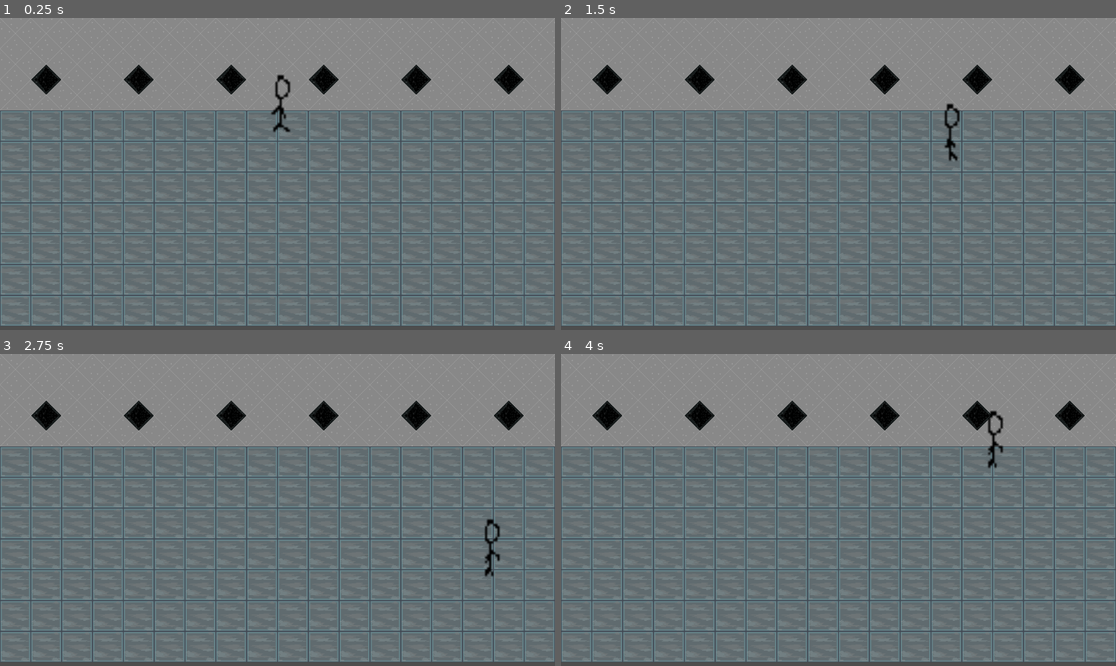
Above: before the commit, frames 1-4 (two rows, left to right).
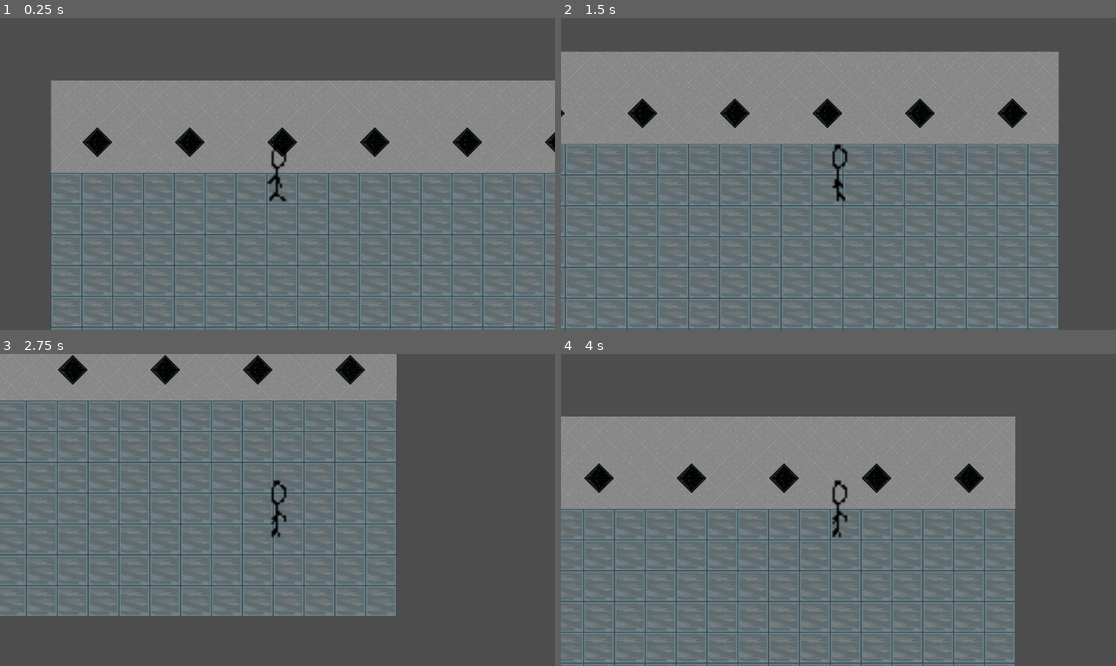
Above: after the commit, the same moments.

Repository: Saileeee/soup
Game: Godot game, scene res://tile_map_layer.tscn
Same seed, same stepped clock (60 frames per second), same inputs: the game is played once before the commit and once after it. The project has no main scene, so this scene is started directly.
Inputs:
- Up to frame 1 (0.25 s): no input
- Up to frame 2 (1.5 s): tap Enter at 0.5 s; hold Right (move_right) 0.53-1.28 s; hold Down (move_down) from 1.28 s (still down)
- Up to frame 3 (2.75 s): release Down (move_down) at 2.03 s; hold Right (move_right) from 2.03 s (still down)
- Up to frame 4 (4 s): release Right (move_right) at 2.78 s; hold Up (move_up) 2.78-3.53 s; hold Left (move_left) from 3.53 s (still down)

The runs differ from the first frame. In frame 1, 51% of the frame differs, in the area x 0-100%, y 0-100%; in frame 2, 37%; in frame 3, 53%; in frame 4, 55%.

Commit message:
exciting!

Diff:
--- /dev/null
+++ b/new-game-project/pause_screen.gd
@@ -0,0 +1,11 @@
+extends Control
+
+
+# Called when the node enters the scene tree for the first time.
+func _ready() -> void:
+	pass # Replace with function body.
+
+
+# Called every frame. 'delta' is the elapsed time since the previous frame.
+func _process(delta: float) -> void:
+	pass
--- /dev/null
+++ b/new-game-project/pause_screen.tscn
@@ -0,0 +1,24 @@
+[gd_scene format=3 uid="uid://b0nj375db5qvi"]
+
+[node name="Pause screen" type="Control"]
+layout_mode = 3
+anchors_preset = 15
+anchor_right = 1.0
+anchor_bottom = 1.0
+grow_horizontal = 2
+grow_vertical = 2
+
+[node name="ColorRect" type="ColorRect" parent="."]
+layout_mode = 0
+offset_right = 1150.0
+offset_bottom = 645.0
+color = Color(0.779984, 0.679626, 0.413639, 1)
+
+[node name="Label" type="Label" parent="."]
+layout_mode = 0
+offset_left = 376.0
+offset_top = 229.0
+offset_right = 728.0
+offset_bottom = 366.0
+theme_override_font_sizes/font_size = 100
+text = "Paused"
--- a/new-game-project/project.godot
+++ b/new-game-project/project.godot
@@ -40,3 +40,8 @@
 , Object(InputEventKey,"resource_local_to_scene":false,"resource_name":"","device":-1,"window_id":0,"alt_pressed":false …(183 unchanged characters)…
 ]
 }
+pause={
+"deadzone": 0.5,
+"events": [Object(InputEventKey,"resource_local_to_scene":false,"resource_name":"","device":-1,"window_id":0,"alt_pressed":false,"shift_pressed":false,"ctrl_pressed":false,"meta_pressed":false,"pressed":false,"keycode":0,"physical_keycode":80,"key_label":0,"unicode":112,"location":0,"echo":false,"script":null)
+]
+}
--- a/new-game-project/tile_map_layer.tscn
+++ b/new-game-project/tile_map_layer.tscn
@@ -85,12 +85,15 @@
 [sub_resource type="RectangleShape2D" id="RectangleShape2D_1k155"]
 size = Vector2(1152, 20)
 
+[sub_resource type="RectangleShape2D" id="RectangleShape2D_f3kgg"]
+size = Vector2(39, 446)
+
 [node name="TileMapLayer" type="TileMapLayer"]
 tile_map_data = PackedByteArray("AAAAAAEAAgAAAAAAAAABAAEAAgABAAAAAAACAAEAAgAAAAAAAAADAAEAAgAAAAAAAAAEAAEAAgABAAAAAAAFAA …(2800 unchanged characters)…
 tile_set = SubResource("TileSet_d3ayc")
 
 [node name="CharacterBody2D" type="CharacterBody2D" parent="."]
-position = Vector2(584, 180)
+position = Vector2(470, 194)
 script = ExtResource("3_y6h8f")
 metadata/_edit_group_ = true
 
@@ -103,8 +106,28 @@
 scale = Vector2(4.28709, 4.51115)
 sprite_frames = SubResource("SpriteFrames_bkgo7")
 
+[node name="Camera2D" type="Camera2D" parent="CharacterBody2D"]
+
 [node name="StaticBody2D" type="StaticBody2D" parent="."]
 
 [node name="CollisionShape2D" type="CollisionShape2D" parent="StaticBody2D"]
 position = Vector2(575, 182)
 shape = SubResource("RectangleShape2D_1k155")
+
+[node name="StaticBody2D2" type="StaticBody2D" parent="."]
+
+[node name="CollisionShape2D" type="CollisionShape2D" parent="StaticBody2D2"]
+position = Vector2(-18.5, 416)
+shape = SubResource("RectangleShape2D_f3kgg")
+
+[node name="StaticBody2D3" type="StaticBody2D" parent="."]
+
+[node name="CollisionShape2D" type="CollisionShape2D" parent="StaticBody2D3"]
+position = Vector2(1171, 416)
+shape = SubResource("RectangleShape2D_f3kgg")
+
+[node name="StaticBody2D4" type="StaticBody2D" parent="."]
+
+[node name="CollisionShape2D" type="CollisionShape2D" parent="StaticBody2D4"]
+position = Vector2(575, 650)
+shape = SubResource("RectangleShape2D_1k155")
Not shown, added: new-game-project/Art/crowman.png.import
Not shown: 1 places in new-game-project/tile_map_layer.tscn that only renumber resources
